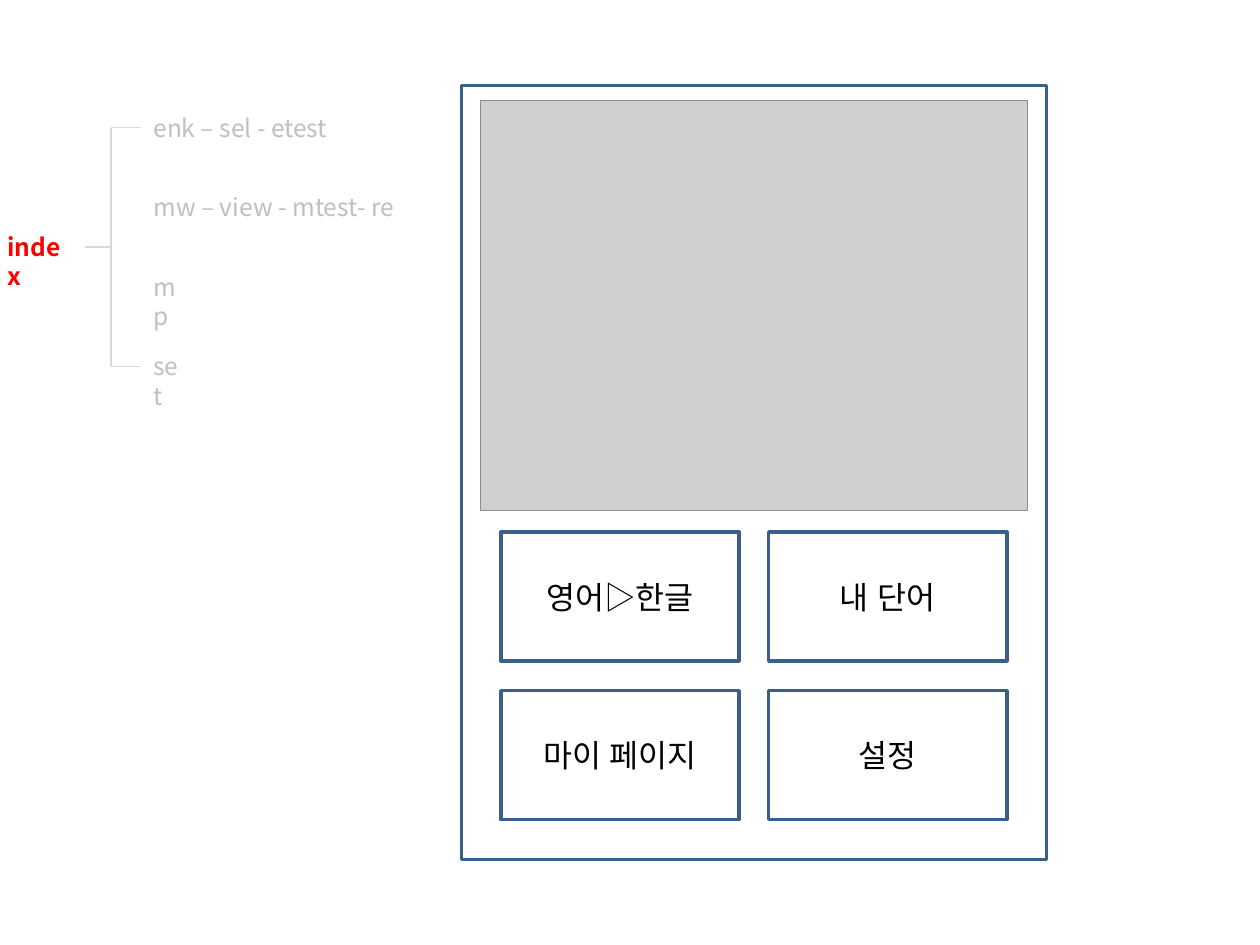
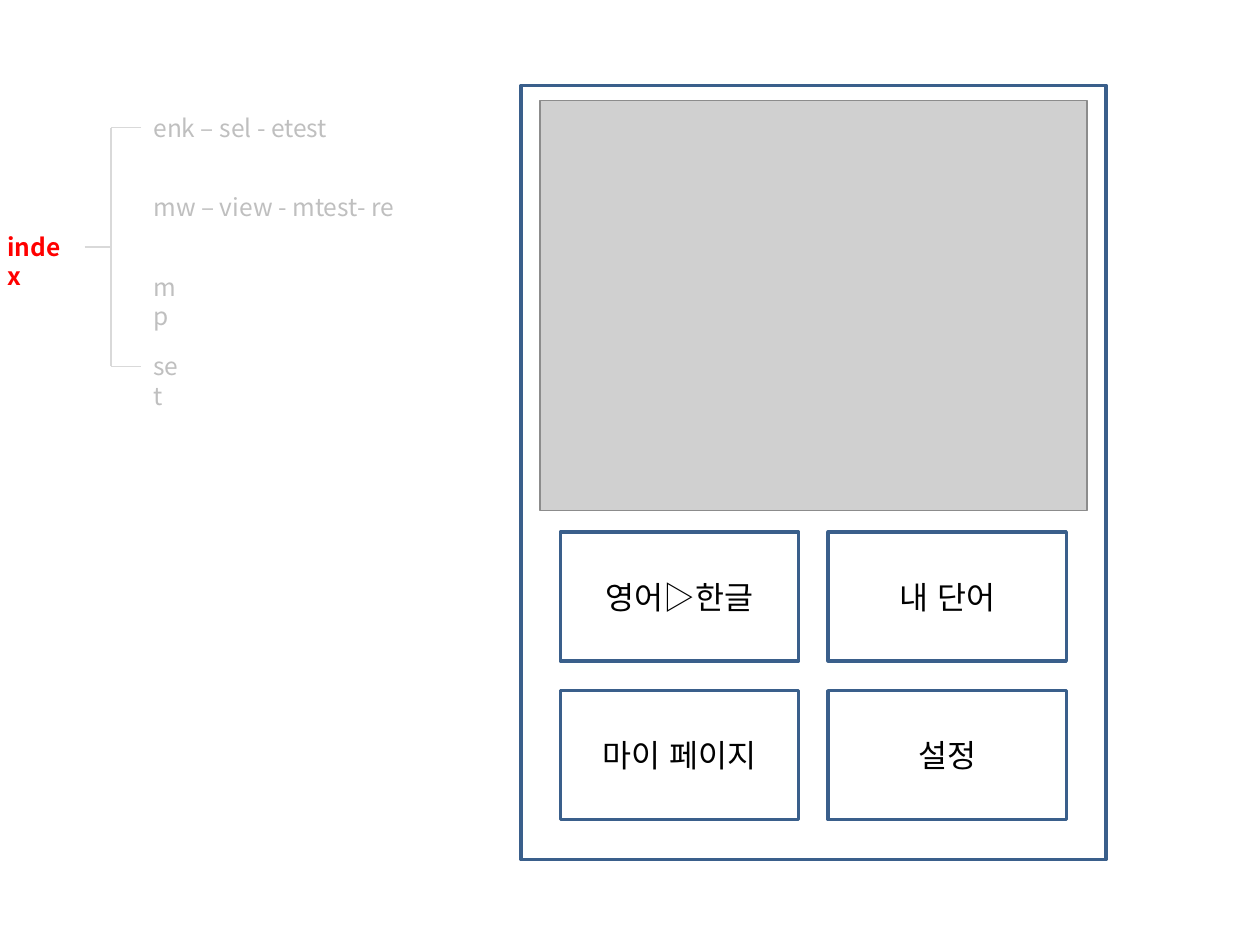
Before and after one commit to Hline/WordWorld, a slide deck: slide 2 of Word World.pptx. Drawn at 1260x945 pixels with LibreOffice and Linux fonts; fonts in the diff are those of the drawing; grey boxes stand for pictures. Boxes give left, top, right and bottom in pixels: in the first picture for what was removed or moved away, otherwise in the second. Text is boxed around its words. In the diff, an @@ line names an element or a change of style, - is before the commit and + after.

```diff
--- a/Word World.pptx
+++ b/Word World.pptx
@@ 5 rectangles, 1 picture moved together from (x1=461, y1=86, x2=1047, y2=859) to (x1=520, y1=86, x2=1106, y2=859) @@
```
Also in this commit, not shown: 6 other slides changed, 1 slide removed, 1 other file.
